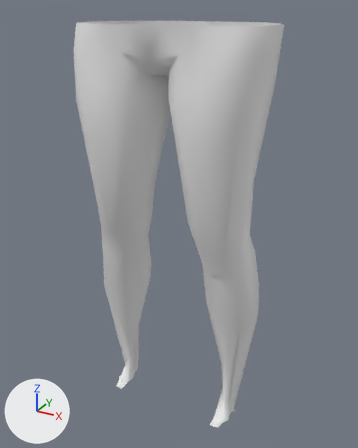
The glTF model public/models/doll/legwear-tights-lo.glb as it was, and as the next commit left it.
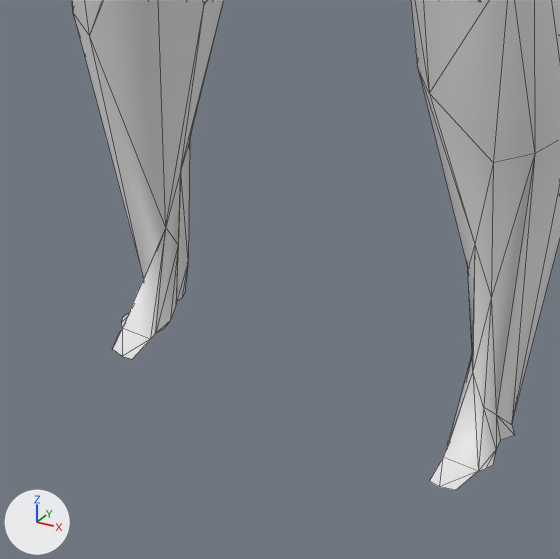
Each version appears first whole from a 50 mm lens placed at (0.462, -0.847, 0.923), pointed at (-0.001, -0.004, 0.502), and next in a close-up on the part from 23% to 69% of the width and 63% to 100% of the height. Lighting does not change. The marker at lower left points along +X, +Y and +Z. The older version's two pictures come first. Both versions are drawn at full value of the shape key 'in_sneakers' of 'Legwear_tights'; the numbers are the values there. The close-ups show mesh edges as thin lines.

Objects in the first close-up: 'Legwear_tights'.
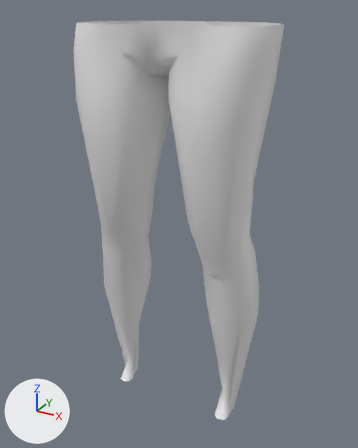
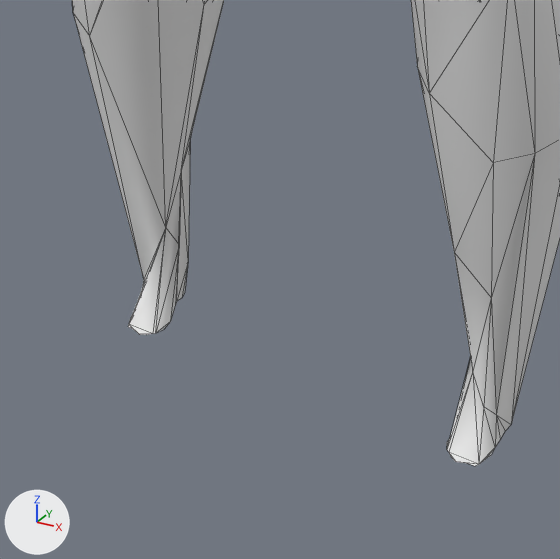
What differs and where, as boxes (x1, y1, x2, y2) in the close-ups (560 x 559 px; the box of a moved part takes in the faces that stretch with it):
'Legwear_tights', reshaped: before (72, 0, 560, 490); after (72, 0, 560, 466)
part 1 of me_legwear_tights, moved or reshaped: before (113, 228, 178, 359); after (128, 228, 179, 335)
part 2 of me_legwear_tights, moved or reshaped: before (429, 372, 515, 490); after (447, 372, 511, 466)
part 3 of me_legwear_tights, moved or reshaped: (417, 66, 493, 369) in both

The change, as a diff of the scene's bpy script:
```diff
--- a/public/models/doll/legwear-tights-lo.glb.py
+++ b/public/models/doll/legwear-tights-lo.glb.py
@@ me_legwear_tights @@
-me_legwear_tights.from_pydata(...)  # 229 vertices, 378 faces; spans x -0.193..0.193, y -0.135..0.108, z 0.066..0.896
-me_legwear_tights.vertices[24].co = (-0.116, -0.035, 0.068)  # pixel (170, 320)
-me_legwear_tights.vertices[26].co = (-0.115, -0.043, 0.068)  # pixel (164, 328)
-me_legwear_tights.vertices[28].co = (-0.118, -0.057, 0.067)  # pixel (150, 339)
-me_legwear_tights.vertices[40].co = (-0.152, -0.016, 0.067)
-me_legwear_tights.vertices[42].co = (-0.147, -0.034, 0.068)
-me_legwear_tights.vertices[222].co = (-0.143, -0.057, 0.067)  # pixel (122, 328)
-me_legwear_tights.vertices[223].co = (-0.147, -0.053, 0.067)  # pixel (121, 322)
-me_legwear_tights.vertices[224].co = (-0.15, -0.047, 0.067)  # pixel (122, 317)
-me_legwear_tights.vertices[225].co = (-0.127, -0.081, 0.067)  # pixel (122, 356)
-me_legwear_tights.vertices[226].co = (-0.119, -0.08, 0.066)  # pixel (132, 359)
-me_legwear_tights.vertices[227].co = (-0.137, -0.078, 0.067)  # pixel (112, 349)
-me_legwear_tights.vertices[228].co = (-0.142, -0.062, 0.067)  # pixel (119, 332)
-me_legwear_tights.vertices[185].co = (0.152, -0.016, 0.067)  # pixel (514, 435)
-me_legwear_tights.vertices[187].co = (0.147, -0.034, 0.068)  # pixel (496, 449)
-me_legwear_tights.vertices[190].co = (0.144, -0.057, 0.067)  # pixel (478, 471)
-me_legwear_tights.vertices[191].co = (0.147, -0.053, 0.067)  # pixel (485, 468)
-me_legwear_tights.vertices[192].co = (0.15, -0.047, 0.067)  # pixel (492, 464)
-me_legwear_tights.vertices[193].co = (0.137, -0.078, 0.067)  # pixel (455, 490)
-me_legwear_tights.vertices[194].co = (0.142, -0.062, 0.067)  # pixel (473, 474)
-me_legwear_tights.vertices[195].co = (0.127, -0.081, 0.067)  # pixel (439, 486)
-me_legwear_tights.vertices[196].co = (0.118, -0.057, 0.067)  # pixel (443, 457)
-me_legwear_tights.vertices[197].co = (0.119, -0.08, 0.066)  # pixel (429, 481)
-me_legwear_tights.vertices[200].co = (0.116, -0.035, 0.068)
-me_legwear_tights.vertices[201].co = (0.115, -0.043, 0.068)  # pixel (448, 440)
-me_legwear_tights.vertices[181].co = (0.123, -0.031, 0.227)  # pixel (474, 244)
-me_legwear_tights.vertices[217].co = (0.122, 0.009, 0.2)
+me_legwear_tights.from_pydata(...)  # 229 vertices, 378 faces; spans x -0.193..0.193, y -0.135..0.108, z 0.067..0.896
+# me_legwear_tights part 1
+me_legwear_tights.vertices[24].co = (-0.115, -0.035, 0.068)  # pixel (170, 321)
+me_legwear_tights.vertices[26].co = (-0.115, -0.044, 0.068)  # pixel (164, 329)
+me_legwear_tights.vertices[28].co = (-0.12, -0.052, 0.068)  # pixel (152, 333)
+me_legwear_tights.vertices[40].co = (-0.145, -0.016, 0.067)
+me_legwear_tights.vertices[42].co = (-0.145, -0.033, 0.068)
+me_legwear_tights.vertices[222].co = (-0.142, -0.052, 0.067)  # pixel (128, 324)
+me_legwear_tights.vertices[223].co = (-0.144, -0.045, 0.068)  # pixel (131, 317)
+me_legwear_tights.vertices[224].co = (-0.146, -0.04, 0.067)  # pixel (133, 313)
+me_legwear_tights.vertices[225].co = (-0.128, -0.058, 0.068)  # pixel (139, 334)
+me_legwear_tights.vertices[226].co = (-0.123, -0.056, 0.068)  # pixel (146, 334)
+me_legwear_tights.vertices[227].co = (-0.134, -0.055, 0.068)  # pixel (133, 329)
+me_legwear_tights.vertices[228].co = (-0.14, -0.055, 0.068)  # pixel (127, 326)
+# me_legwear_tights part 2
+me_legwear_tights.vertices[185].co = (0.145, -0.016, 0.067)  # pixel (505, 431)
+me_legwear_tights.vertices[187].co = (0.145, -0.033, 0.068)  # pixel (495, 447)
+me_legwear_tights.vertices[190].co = (0.142, -0.052, 0.067)  # pixel (478, 464)
+me_legwear_tights.vertices[191].co = (0.144, -0.045, 0.068)  # pixel (485, 458)
+me_legwear_tights.vertices[192].co = (0.145, -0.04, 0.067)  # pixel (491, 454)
+me_legwear_tights.vertices[193].co = (0.134, -0.055, 0.068)  # pixel (466, 463)
+me_legwear_tights.vertices[194].co = (0.14, -0.055, 0.068)  # pixel (475, 466)
+me_legwear_tights.vertices[195].co = (0.128, -0.058, 0.068)  # pixel (456, 461)
+me_legwear_tights.vertices[196].co = (0.12, -0.052, 0.068)  # pixel (448, 452)
+me_legwear_tights.vertices[197].co = (0.123, -0.056, 0.068)  # pixel (450, 456)
+me_legwear_tights.vertices[200].co = (0.115, -0.035, 0.068)
+me_legwear_tights.vertices[201].co = (0.115, -0.044, 0.068)  # pixel (447, 441)
+# me_legwear_tights part 3
+me_legwear_tights.vertices[181].co = (0.114, -0.043, 0.226)  # pixel (454, 252)
+me_legwear_tights.vertices[217].co = (0.122, 0.01, 0.2)
+# other edits to the shape of me_legwear_tights do not show in these pictures
 me_legwear_tights.materials.append(mat_cloth)
```
